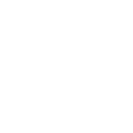
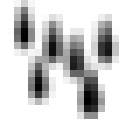
Two versions of the same layered image (w=133, h=133). Layer-by-layer changes:
added layer "sr_blackrain" above "sr_thullium" over [7, 0, 119, 119]
